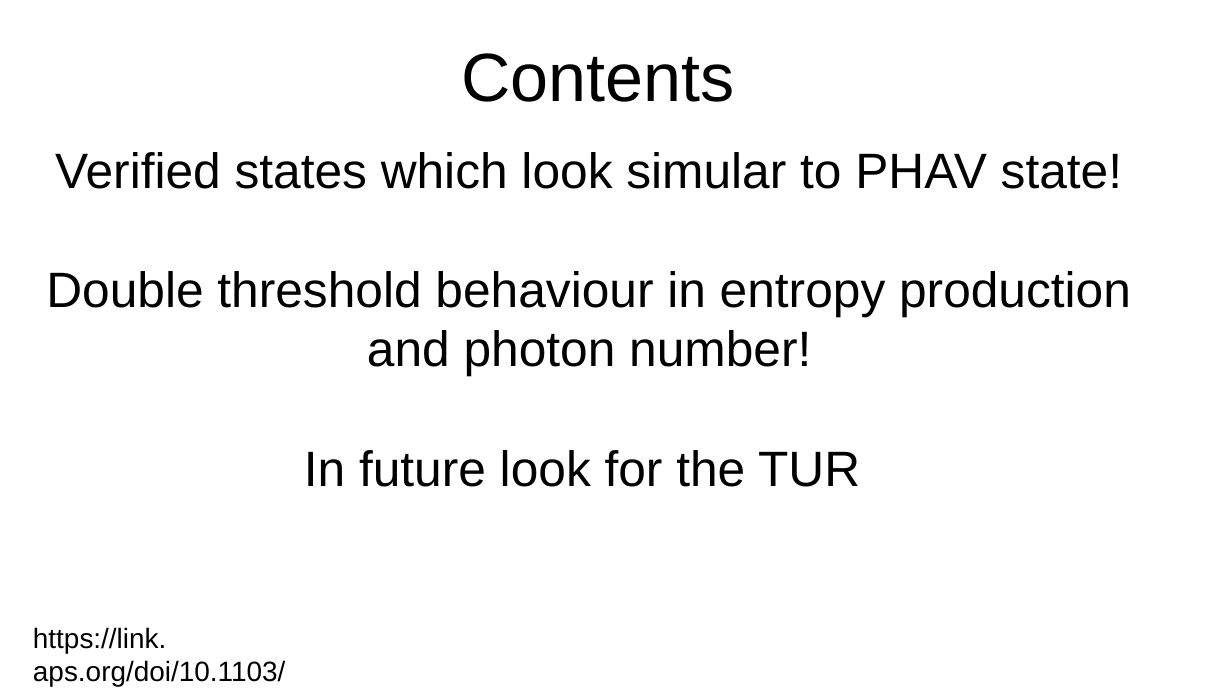
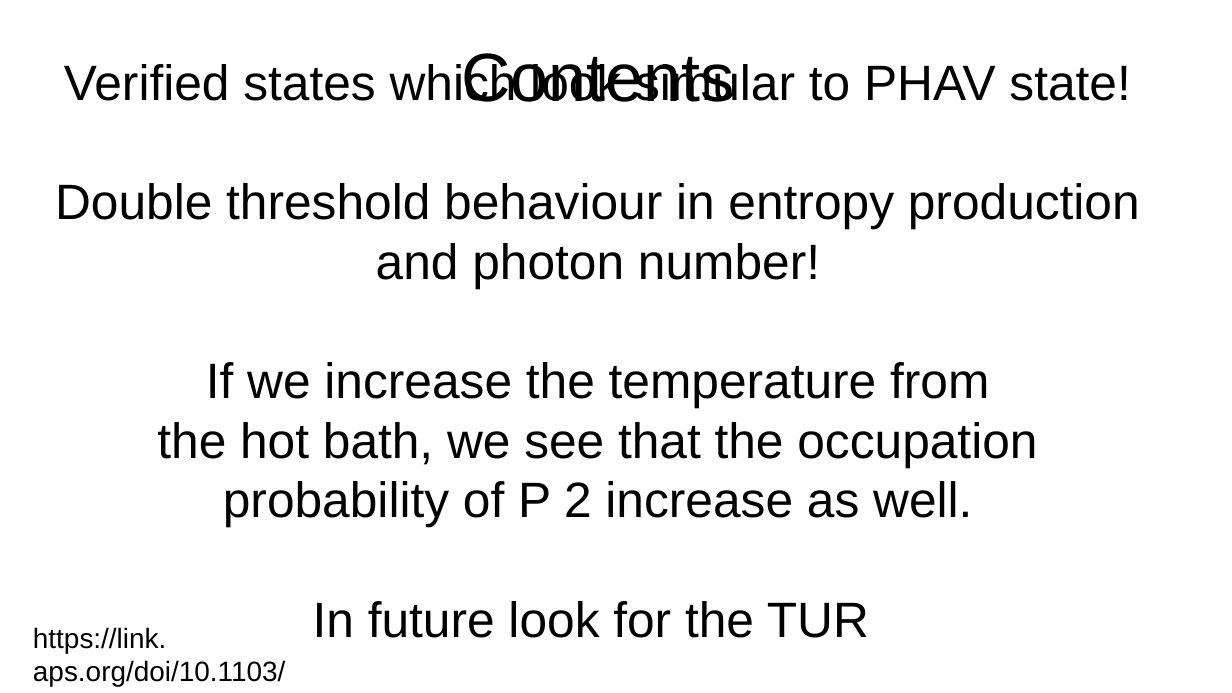
Before and after one commit to SanderStammbach/Sanders-Studium, a slide deck: slide 15 of Master-Projekt/Vortrag.odp. Drawn at 1232x693 pixels with LibreOffice and Linux fonts; fonts in the diff are those of the drawing; background and template pictures are left out. Boxes give left, top, right and bottom in pixels: in the first picture for what was removed or moved away, otherwise in the second. Text is boxed around its words. In the diff, an @@ line names an element or a change of style, - is before the commit and + after.

```diff
--- a/Master-Projekt/Vortrag.odp
+++ b/Master-Projekt/Vortrag.odp
@@ subtitle "Verified states which look simular ...": place and size @@
-subtitle "Verified states which look simular ..." at [46, 152, 1131, 487]
+subtitle "Verified states which look simular ..." at [55, 61, 1140, 638]
@@ subtitle at [157, 362, 1037, 527]: paragraphs added @@
+If we increase the temperature from
+the hot bath, we see that the occupation probability of P 2 increase as well.
```
Also in this commit, not shown: 7 other slides changed, 5 other files.
